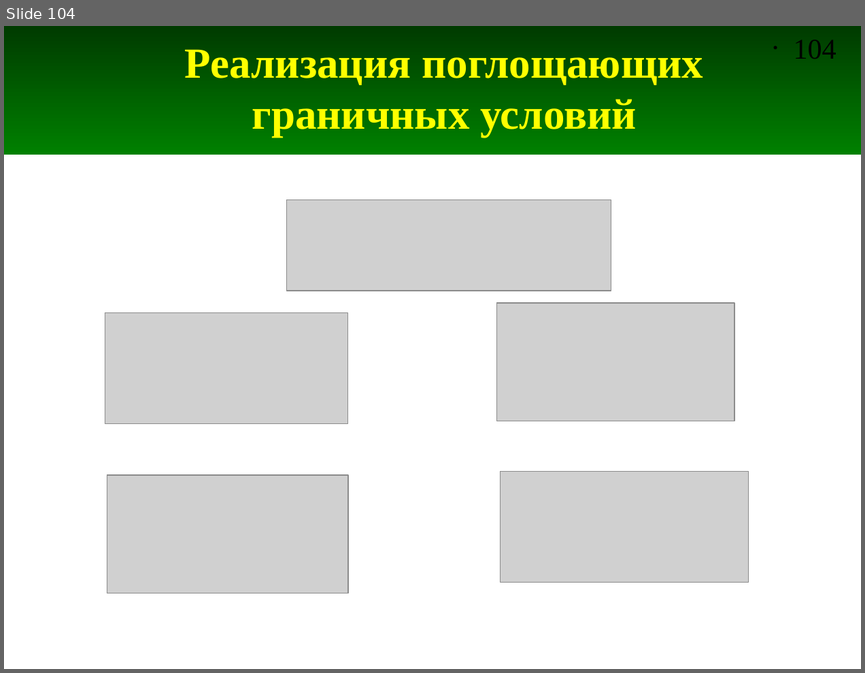
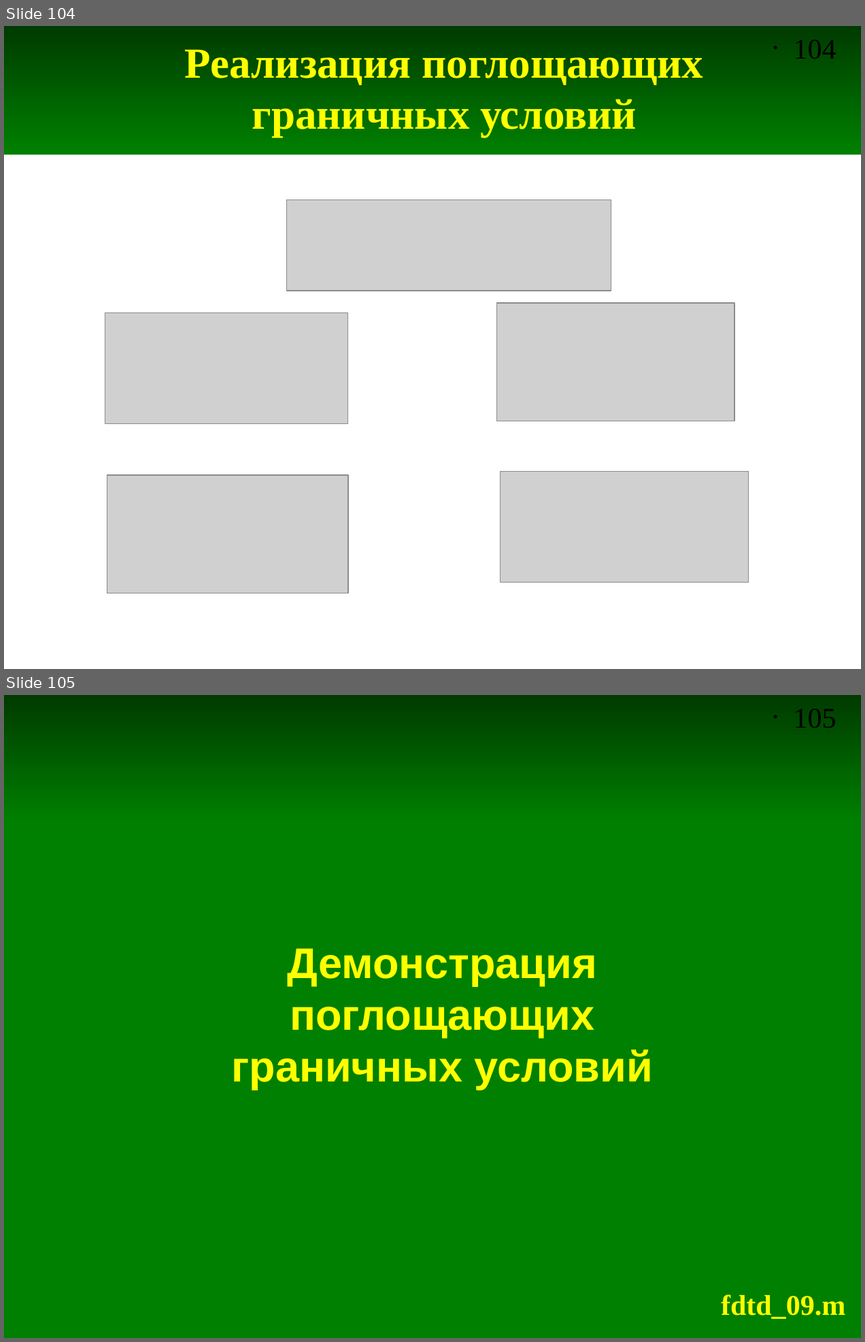
Before and after one commit to andris0147sv/modelling, a slide deck: presentations/2. FDTD.odp. Shown one above the other, each under a label of ours: slide 104 before the commit, slides 104 and 105 after it. The pictures are 865x673 and 865x1342 pixels, drawn with LibreOffice and Linux fonts; fonts in the diff are those of the drawing; grey boxes stand for pictures. Boxes give left, top, right and bottom in pixels: in the first picture for what was removed or moved away, otherwise in the second. Text is boxed around its words. In the diff, an @@ line names an element or a change of style, - is before the commit and + after.

```diff
--- a/presentations/2. FDTD.odp
+++ b/presentations/2. FDTD.odp
@@ slide 105 added at [4,695,861,1338], background #FFFFFF; not listed: 2 template elements that a slide beside it also shows @@
@@ rectangle added at [4,820,861,1338], fill #008000, outline #008000 0 pt @@
@@ title added at [232,948,653,1089], 36 pt, text #FFFF00, bold @@
+Демонстрация
+поглощающих
+граничных условий
@@ text added at [721,1294,845,1319], 24 pt, text #FFFF00, bold @@
+fdtd_09.m
```
Also in this commit, not shown: 1 slide changed, 7 other slides added, 9 other files.
